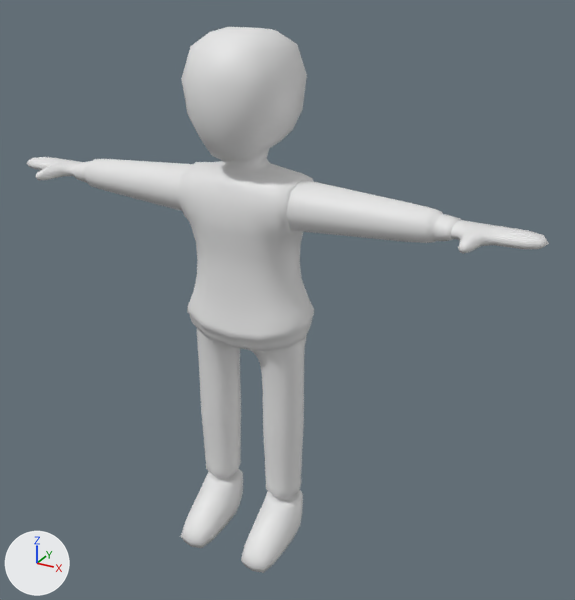
The glTF model entities/player/player.glb: old version first, new version second.
One viewpoint serves both versions: a camera (50 mm lens) standing at (1.161, -1.873, 1.791) and looking at (0.104, 0.049, 0.83). Arrows for +X, +Y and +Z are at lower left; the lights stay in place. Where no turn or scale is listed for an object, it has been applied to the vertices.

The scene before the commit, as lines of its bpy script (objects in view):
```python
mat_material = principled_material('Material')
mat_material.base_color = (0.8, 0.8, 0.8)  # white #e7e7e7
me_cube = bpy.data.meshes.new('Cube')
me_cube.from_pydata(...)  # 1266 vertices, 2528 faces; spans x -0.84..0.84, y -0.21..0.17, z 0.0..1.61
me_cube.materials.append(mat_material)  # white #e7e7e7
ob_cube = bpy.data.objects.new('Cube', me_cube)
ob_cube.location = (0.0, 0.0, 0.0)
```
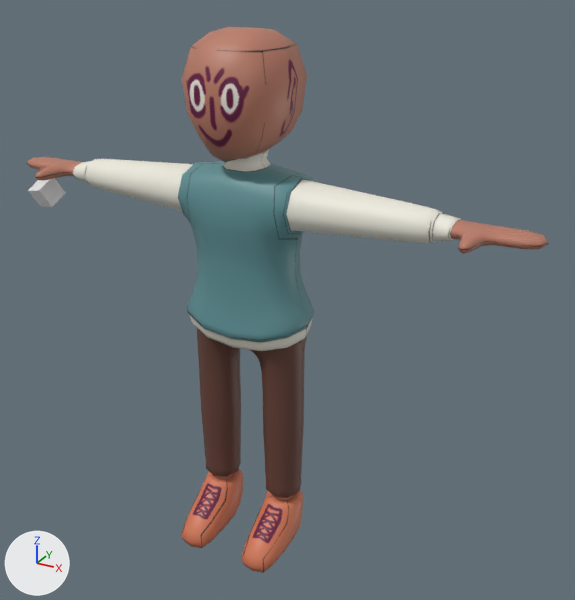
The change, as a list of edits to the scene's bpy script:
```text
Add img_character_blue:
    img_character_blue = load_image('Character_Blue', '_unpacked/Character_Blue', 1024, 1024, 'sRGB')
Change mat_material:
    remove mat_material.base_color = (0.8, 0.8, 0.8)  # white #e7e7e7
    add mat_material.texture = img_character_blue
Add me_cube_001:
    me_cube_001.from_pydata([(-0.7247, -0.5132, -0.4789), (-0.7917, -0.499, -0.4916), (-0.7313, -0.5742, -0.5117), (-0.7983, -0.56, -0.5245), (-0.7068, -0.4828, -0.5389), (-0.7738, -0.4686, -0.5517), (-0.7135, -0.5438, -0.5717), (-0.7804, -0.5297, -0.5845)], [], [(0, 1, 3), (0, 3, 2), (2, 3, 7), (2, 7, 6), (6, 7, 5), (6, 5, 4), (4, 5, 1), (4, 1, 0), (2, 6, 4), (2, 4, 0), (7, 3, 1), (7, 1, 5)])
Add ob_hand_holds:
    ob_hand_holds = bpy.data.objects.new('Hand_Holds', me_cube_001)
    ob_hand_holds.location = (0.006, 0.487, 1.601)
```

Boxes [x1, y1, x2, y2] around the edits, measured in the pictures (575 x 600 px):
'Cube', surface changed
    both: [26, 27, 549, 573]
'Hand_Holds', added
    after: [28, 178, 66, 207]
